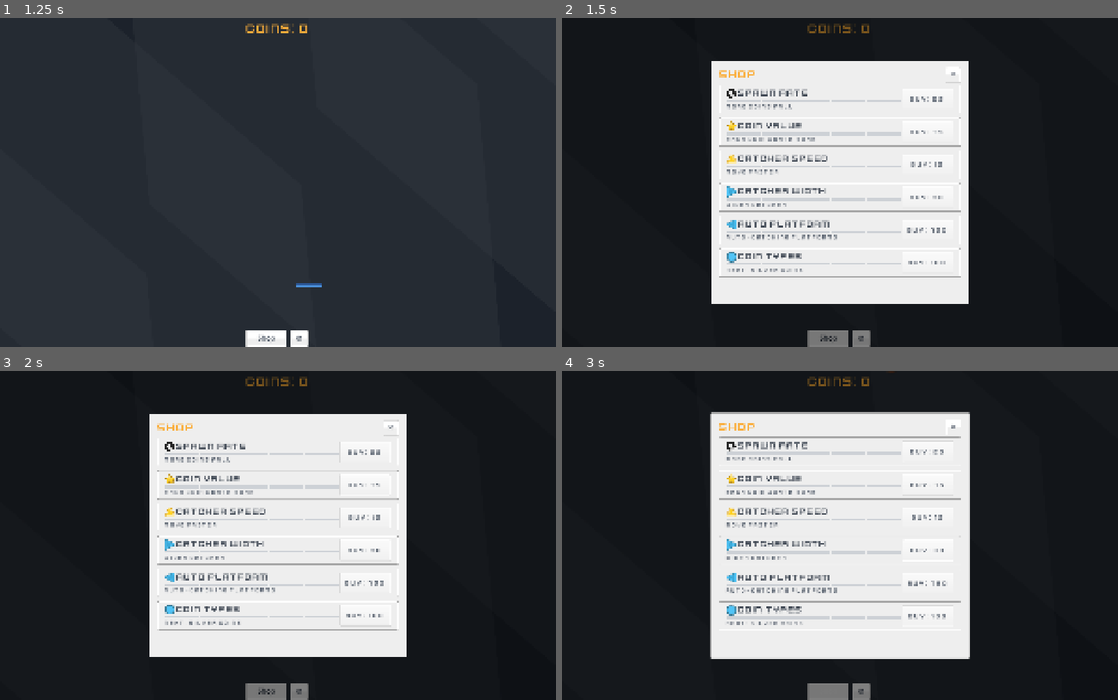
Above: before the commit, frames 1-4 (two rows, left to right).
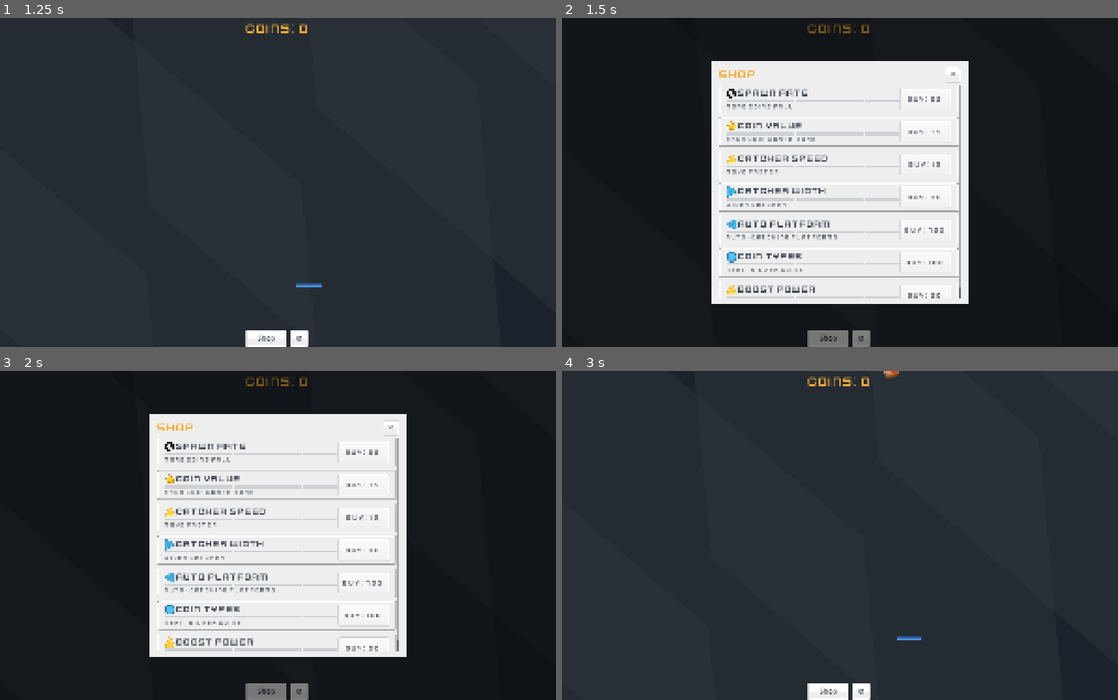
Above: after the commit, the same moments.

Repository: flexion/flexcoins
Game: Godot game, scene res://scenes/start_screen.tscn
Same seed, same stepped clock (60 frames per second), same inputs: the game is played once before the commit and once after it. Sound files missing from this copy of the repository are replaced by a short silence.
Inputs (mouse positions are in pixels of both pictures, inside the frame that each line leads up to):
- Up to frame 1 (1.25 s): tap Enter at 0.5 s; move the mouse to (400, 166) at 0.52 s; hold Right (move_right) from 0.53 s (still down); hold Space (boost, bound only after the commit) from 0.53 s (still down); click (400, 166) at 0.67 s
- Up to frame 2 (1.5 s): release Right (move_right) at 1.25 s; release Space (boost, bound only after the commit) at 1.25 s; click "Shop" at 1.25 s
- Up to frame 3 (2 s): no input
- Up to frame 4 (3 s): click "⚙" at 2 s; tap Space (boost, bound only after the commit) at 2.75, 2.85 s; move the mouse to (728, 551) at 2.77 s; hold Left (move_left) from 2.78 s (still down)

Frame 1 is identical in both runs. In frame 2, 1.2% of the frame differs, in the area x 29-72%, y 20-86%; in frame 3, 1.7%; in frame 4, 98%, in the area x 0-100%, y 0-100%.

Commit message:
Add boost (dash) feature with Space key, cooldown, and upgradable power
Press Space while moving to dash the catcher in that direction. Boost
travels 200 + level*50 pixels with a 3-second cooldown shown as an
orange bar below the catcher that flashes green when ready. Boost Power
is purchasable in the shop (base cost 50, 1.35x growth). Also fixes
UI buttons stealing Space key focus via release_focus() on press.

Co-Authored-By: Claude Sonnet 4 <noreply@anthropic.com>

Diff:
--- a/project.godot
+++ b/project.godot
@@ -41,6 +41,11 @@
 , Object(InputEventKey,"resource_local_to_scene":false,"resource_name":"","device":-1,"window_id":0,"alt_pressed":false …(183 unchanged characters)…
 ]
 }
+boost={
+"deadzone": 0.2,
+"events": [Object(InputEventKey,"resource_local_to_scene":false,"resource_name":"","device":-1,"window_id":0,"alt_pressed":false,"shift_pressed":false,"ctrl_pressed":false,"meta_pressed":false,"pressed":false,"keycode":0,"physical_keycode":32,"key_label":0,"unicode":32,"location":0,"echo":false,"script":null)
+]
+}
 
 [physics]
 
--- a/scripts/catcher.gd
+++ b/scripts/catcher.gd
@@ -27,6 +27,12 @@
 const COMBO_MULTIPLIER_100: float = 2.0
 const COMBO_THRESHOLD_50: int = 50
 const COMBO_THRESHOLD_100: int = 100
+const BOOST_TWEEN_DURATION: float = 0.12
+const COOLDOWN_BAR_HEIGHT: float = 4.0
+const COOLDOWN_BAR_Y_OFFSET: float = 14.0
+const COOLDOWN_COLOR_ACTIVE := Color(0.878, 0.373, 0.102, 0.8)
+const COOLDOWN_COLOR_READY := Color(0.231, 0.698, 0.451, 0.8)
+const COOLDOWN_COLOR_BG := Color(0.294, 0.333, 0.388, 0.3)
 var speed: float = 600.0
 
 var _prev_x: float = 0.0
@@ -40,6 +46,12 @@
 var _frenzy_active: bool = false
 var _base_scale: Vector2 = Vector2.ONE
 var _squash_tween: Tween
+var _last_move_direction: float = 1.0
+var _boost_cooldown_remaining: float = 0.0
+var _boost_active: bool = false
+var _boost_tween: Tween
+var _cooldown_bar: ColorRect
+var _cooldown_bar_bg: ColorRect
 
 const SPRITE_NATIVE_W: float = 128.0
 const SPRITE_NATIVE_H: float = 8.0
@@ -63,6 +75,7 @@
 	position.x = get_viewport_rect().size.x / 2.0
 	_prev_x = position.x
 	_setup_trail()
+	_setup_cooldown_bar()
 	GameManager.coin_missed.connect(_on_coin_missed)
 	GameManager.bomb_hit.connect(_on_bomb_hit)
 	GameManager.shop_opened.connect(_on_shop_opened)
@@ -74,13 +87,16 @@
 func _process(delta: float) -> void:
 	if _game_paused:
 		return
-	var direction := Input.get_axis("move_left", "move_right")
-	var half_width := GameManager.get_catcher_width() / 2.0
-	var viewport_width := get_viewport_rect().size.x
-	var unclamped_x := position.x + direction * speed * delta
-	position.x = clamp(unclamped_x, half_width, viewport_width - half_width)
-	if unclamped_x != position.x:
-		scale = Vector2.ONE
+	if not _boost_active:
+		var direction := Input.get_axis("move_left", "move_right")
+		if direction != 0.0:
+			_last_move_direction = direction
+		var half_width := GameManager.get_catcher_width() / 2.0
+		var viewport_width := get_viewport_rect().size.x
+		var unclamped_x := position.x + direction * speed * delta
+		position.x = clamp(unclamped_x, half_width, viewport_width - half_width)
+		if unclamped_x != position.x:
+			scale = Vector2.ONE
 
 	# Motion trail intensity based on speed
 	var velocity := absf(position.x - _prev_x) / delta
@@ -96,6 +112,8 @@
 	# Reset to base scale when no squash is active
 	if not (_squash_tween and _squash_tween.is_running()):
 		sprite.scale = _base_scale
+
+	_update_cooldown(delta)
 
 	# Rainbow animation for tier 3+
 	if _catcher_tier >= 3:
@@ -329,3 +347,105 @@
 func _on_shop_closed() -> void:
 	_game_paused = false
 	monitoring = true
+
+
+func _unhandled_input(event: InputEvent) -> void:
+	if _game_paused:
+		return
+	if event.is_action_pressed("boost"):
+		var direction := Input.get_axis("move_left", "move_right")
+		if direction == 0.0:
+			direction = _last_move_direction
+		_try_boost(direction)
+
+
+func _try_boost(direction: float) -> void:
+	if _boost_cooldown_remaining > 0.0:
+		return
+	if _boost_active:
+		return
+	_boost_active = true
+	var boost_dist: float = GameManager.get_boost_distance()
+	var half_width: float = GameManager.get_catcher_width() / 2.0
+	if _bomb_shrink_active:
+		half_width = GameManager.get_catcher_width() * 0.6 / 2.0
+	var viewport_width: float = get_viewport_rect().size.x
+	var target_x: float = clampf(
+		position.x + direction * boost_dist,
+		half_width,
+		viewport_width - half_width
+	)
+	if _boost_tween and _boost_tween.is_running():
+		_boost_tween.kill()
+	_boost_tween = create_tween()
+	_boost_tween.tween_property(self, "position:x", target_x, BOOST_TWEEN_DURATION) \
+		.set_ease(Tween.EASE_OUT).set_trans(Tween.TRANS_QUAD)
+	_boost_tween.tween_callback(_on_boost_finished)
+	_boost_cooldown_remaining = GameManager.BOOST_COOLDOWN
+	_show_cooldown_bar()
+	_squash_bounce()
+	GameManager.boost_used.emit()
+
+
+func _on_boost_finished() -> void:
+	_boost_active = false
+
+
+func _update_cooldown(delta: float) -> void:
+	if _boost_cooldown_remaining <= 0.0:
+		return
+	_boost_cooldown_remaining -= delta
+	if _boost_cooldown_remaining <= 0.0:
+		_boost_cooldown_remaining = 0.0
+		_hide_cooldown_bar()
+		GameManager.boost_ready.emit()
+	else:
+		_update_cooldown_bar_width()
+
+
+func _setup_cooldown_bar() -> void:
+	_cooldown_bar_bg = ColorRect.new()
+	_cooldown_bar_bg.color = COOLDOWN_COLOR_BG
+	_cooldown_bar_bg.size = Vector2(GameManager.get_catcher_width(), COOLDOWN_BAR_HEIGHT)
+	_cooldown_bar_bg.position = Vector2(-GameManager.get_catcher_width() / 2.0, COOLDOWN_BAR_Y_OFFSET)
+	_cooldown_bar_bg.visible = false
+	add_child(_cooldown_bar_bg)
+
+	_cooldown_bar = ColorRect.new()
+	_cooldown_bar.color = COOLDOWN_COLOR_ACTIVE
+	_cooldown_bar.size = Vector2(GameManager.get_catcher_width(), COOLDOWN_BAR_HEIGHT)
+	_cooldown_bar.position = Vector2(-GameManager.get_catcher_width() / 2.0, COOLDOWN_BAR_Y_OFFSET)
+	_cooldown_bar.visible = false
+	add_child(_cooldown_bar)
+
+
+func _show_cooldown_bar() -> void:
+	_cooldown_bar_bg.visible = true
+	_cooldown_bar.visible = true
+	_cooldown_bar.color = COOLDOWN_COLOR_ACTIVE
+	_update_cooldown_bar_width()
+
+
+func _hide_cooldown_bar() -> void:
+	_cooldown_bar.color = COOLDOWN_COLOR_READY
+	var tween := create_tween()
+	tween.tween_interval(0.2)
+	tween.tween_property(_cooldown_bar, "modulate:a", 0.0, 0.15)
+	tween.parallel().tween_property(_cooldown_bar_bg, "modulate:a", 0.0, 0.15)
+	tween.tween_callback(func() -> void:
+		_cooldown_bar.visible = false
+		_cooldown_bar_bg.visible = false
+		_cooldown_bar.modulate.a = 1.0
+		_cooldown_bar_bg.modulate.a = 1.0
+	)
+
+
+func _update_cooldown_bar_width() -> void:
+	var current_w: float = GameManager.get_catcher_width()
+	if _bomb_shrink_active:
+		current_w *= 0.6
+	var ratio: float = _boost_cooldown_remaining / GameManager.BOOST_COOLDOWN
+	_cooldown_bar_bg.size.x = current_w
+	_cooldown_bar_bg.position.x = -current_w / 2.0
+	_cooldown_bar.size.x = current_w * ratio
+	_cooldown_bar.position.x = -current_w / 2.0
--- a/scripts/game_manager.gd
+++ b/scripts/game_manager.gd
@@ -12,8 +12,11 @@
 signal shop_closed
 signal combo_multiplier_changed(new_multiplier: float)
 signal combo_changed(count: int)
+signal boost_used
+signal boost_ready
 
 const MILESTONES: Array[int] = [100, 500, 1000, 5000, 10000, 50000, 100000]
+const BOOST_COOLDOWN: float = 3.0
 
 const UPGRADE_DATA: Dictionary = {
 	"spawn_rate": {"name": "Spawn Rate", "description": "More coins fall", "base_cost": 25, "cost_growth": 1.50},
@@ -22,6 +25,7 @@
 	"catcher_width": {"name": "Catcher Width", "description": "Wider catcher", "base_cost": 30, "cost_growth": 1.25},
 	"auto_catcher": {"name": "Auto Platform", "description": "Auto-catching platforms", "base_cost": 750, "cost_growth": 1.60},
 	"coin_types": {"name": "Coin Types", "description": "Unlock new coin types", "base_cost": 100, "cost_growth": 2.5, "max_level": 4},
+	"boost_power": {"name": "Boost Power", "description": "Dash further", "base_cost": 50, "cost_growth": 1.35},
 }
 
 var currency: int = 0
@@ -82,6 +86,10 @@
 	return _upgrade_levels.get("auto_catcher", 0)
 
 
+func get_boost_distance() -> float:
+	return 200.0 + _upgrade_levels.get("boost_power", 0) * 50.0
+
+
 func get_coin_type_unlock_level() -> int:
 	return _upgrade_levels.get("coin_types", 0)
 
--- a/scripts/hud.gd
+++ b/scripts/hud.gd
@@ -130,6 +130,7 @@
 
 
 func _on_shop_toggle_pressed() -> void:
+	shop_toggle.release_focus()
 	if _shop_tweening:
 		return
 	if _settings_open:
@@ -779,6 +780,7 @@
 
 
 func _on_gear_pressed() -> void:
+	_gear_button.release_focus()
 	if _settings_tween and _settings_tween.is_running():
 		return
 	if _settings_open:
--- a/scripts/upgrade_button.gd
+++ b/scripts/upgrade_button.gd
@@ -16,6 +16,7 @@
 	"catcher_width": preload("res://assets/textures/icon_arrow_right.png"),
 	"auto_catcher": preload("res://assets/textures/icon_arrow_left.png"),
 	"coin_types": preload("res://assets/textures/icon_circle.png"),
+	"boost_power": preload("res://assets/textures/icon_arrow_up.png"),
 }
 # Flexion brand colors for buy button states
 const COLOR_GREEN := Color(0.231, 0.698, 0.451, 1.0)            # #3BB273
@@ -62,6 +63,7 @@
 
 
 func _on_buy_pressed() -> void:
+	buy_button.release_focus()
 	if GameManager.try_purchase_upgrade(upgrade_id):
 		_animate_purchase()
 	else:
--- a/test/unit/test_catcher.gd
+++ b/test/unit/test_catcher.gd
@@ -344,3 +344,40 @@
 	var result: String = _T.assert_float_eq(gm.get_catcher_speed(), 1000.0, 0.001, "Speed at level 8: 600+400=1000")
 	_free_gm(gm)
 	return result
+
+
+# ============= Boost Distance Formula =============
+
+func test_boost_distance_at_level_0() -> String:
+	var gm: Node = _make_gm()
+	var result: String = _T.assert_float_eq(gm.get_boost_distance(), 200.0, 0.001, "Boost distance at level 0")
+	_free_gm(gm)
+	return result
+
+
+func test_boost_distance_at_level_5() -> String:
+	var gm: Node = _make_gm()
+	gm._upgrade_levels["boost_power"] = 5
+	var result: String = _T.assert_float_eq(gm.get_boost_distance(), 450.0, 0.001, "Boost distance at level 5: 200+250=450")
+	_free_gm(gm)
+	return result
+
+
+func test_boost_distance_at_level_10() -> String:
+	var gm: Node = _make_gm()
+	gm._upgrade_levels["boost_power"] = 10
+	var result: String = _T.assert_float_eq(gm.get_boost_distance(), 700.0, 0.001, "Boost distance at level 10: 200+500=700")
+	_free_gm(gm)
+	return result
+
+
+# ============= Boost Clamping Logic =============
+
+func test_boost_clamp_at_left_edge() -> String:
+	var target: float = _clamp_position(100.0 - 200.0, 100.0, 2160.0)
+	return _T.assert_float_eq(target, 50.0, 0.001, "Boost left clamped at edge")
+
+
+func test_boost_clamp_at_right_edge() -> String:
+	var target: float = _clamp_position(2100.0 + 200.0, 100.0, 2160.0)
+	return _T.assert_float_eq(target, 2110.0, 0.001, "Boost right clamped at edge")
--- a/test/unit/test_game_manager.gd
+++ b/test/unit/test_game_manager.gd
@@ -518,14 +518,6 @@
 	return result
 
 
-func test_coin_types_not_in_core_upgrades() -> String:
-	var gm: Node = _make_gm()
-	var in_core: bool = "coin_types" in gm.CORE_UPGRADES
-	var result: String = _T.assert_false(in_core, "coin_types should not be a core upgrade")
-	_free_gm(gm)
-	return result
-
-
 func test_coin_type_cost_progression() -> String:
 	var gm: Node = _make_gm()
 	var costs: Array[int] = []
@@ -548,3 +540,52 @@
 	result = _T.assert_eq(costs[3], 1562, "Coin types cost at level 3")
 	_free_gm(gm)
 	return result
+
+
+# ============= Boost Power Upgrade Tests =============
+
+func test_boost_power_in_upgrade_data() -> String:
+	var gm: Node = _make_gm()
+	var has_it: bool = gm.UPGRADE_DATA.has("boost_power")
+	var result: String = _T.assert_true(has_it, "boost_power should be in UPGRADE_DATA")
+	_free_gm(gm)
+	return result
+
+
+func test_boost_distance_initial() -> String:
+	var gm: Node = _make_gm()
+	var result: String = _T.assert_float_eq(gm.get_boost_distance(), 200.0, 0.001, "Initial boost distance")
+	_free_gm(gm)
+	return result
+
+
+func test_boost_distance_at_level_5() -> String:
+	var gm: Node = _make_gm()
+	gm._upgrade_levels["boost_power"] = 5
+	var result: String = _T.assert_float_eq(gm.get_boost_distance(), 450.0, 0.001, "Boost distance at level 5: 200+250=450")
+	_free_gm(gm)
+	return result
+
+
+func test_boost_distance_increases_with_level() -> String:
+	var gm: Node = _make_gm()
+	var dist_0: float = gm.get_boost_distance()
+	gm._upgrade_levels["boost_power"] = 3
+	var dist_3: float = gm.get_boost_distance()
+	var result: String = _T.assert_gt(dist_3, dist_0, "Boost distance should increase with level")
+	_free_gm(gm)
+	return result
+
+
+func test_boost_power_cost_progression() -> String:
+	var gm: Node = _make_gm()
+	var cost_0: int = gm.get_upgrade_cost("boost_power")
+	gm._upgrade_levels["boost_power"] = 1
+	var cost_1: int = gm.get_upgrade_cost("boost_power")
+	var result: String = _T.assert_eq(cost_0, 50, "Boost power cost at level 0")
+	if result != "":
+		_free_gm(gm)
+		return result
+	result = _T.assert_eq(cost_1, 67, "Boost power cost at level 1: int(50*1.35)=67")
+	_free_gm(gm)
+	return result
Not shown, changed: CLAUDE.md
